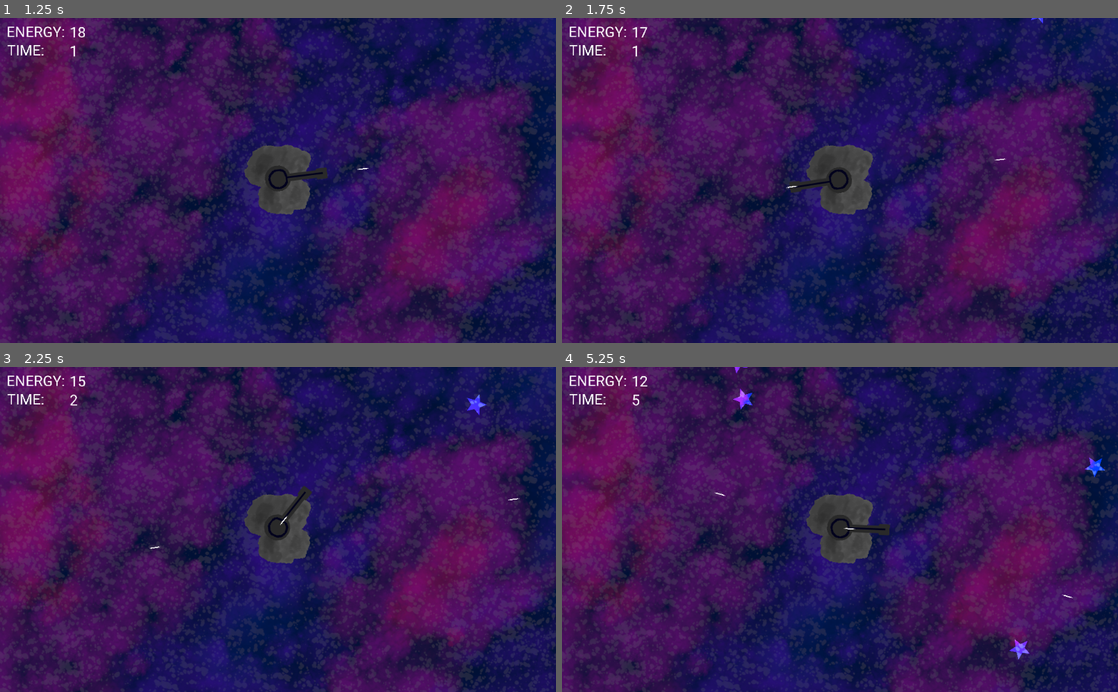
Above: before the commit, frames 1-4 (two rows, left to right).
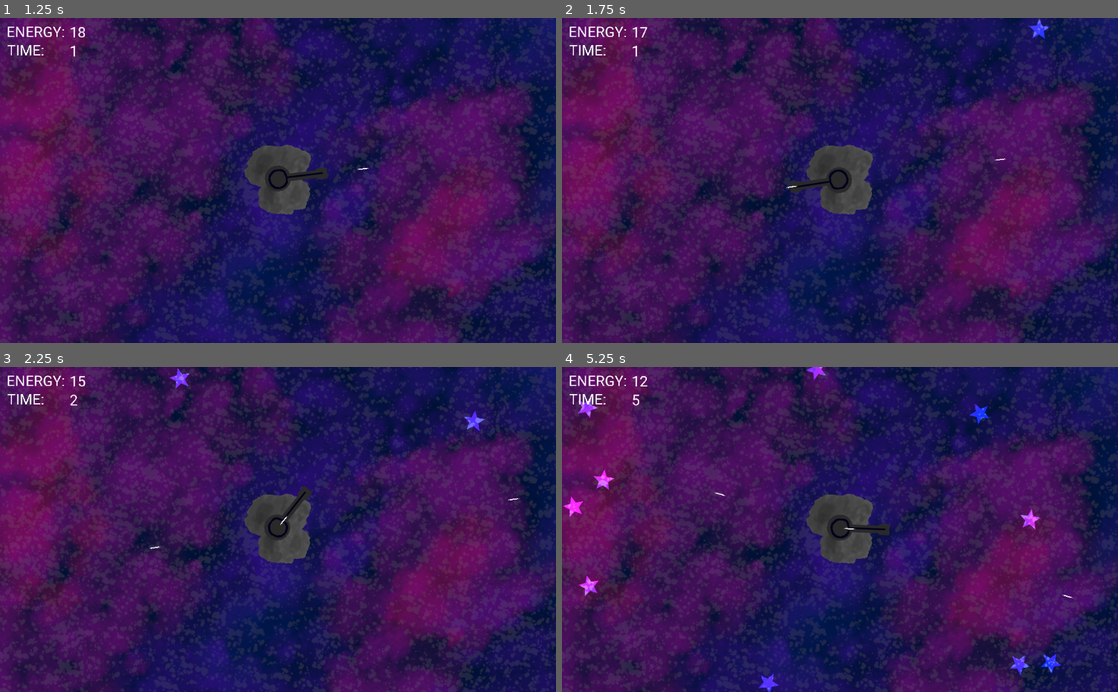
Above: after the commit, the same moments.

Repository: Aroweeri/star_shooter
Game: Godot game, scene res://Node2D.tscn
Same seed, same stepped clock (60 frames per second), same inputs: the game is played once before the commit and once after it.
Inputs (mouse positions are in pixels of both pictures, inside the frame that each line leads up to):
- Up to frame 1 (1.25 s): tap Enter at 0.5 s; move the mouse to (400, 164) at 0.52 s; click (400, 164) at 0.67 s
- Up to frame 2 (1.75 s): move the mouse to (728, 196) at 1.27 s; click (728, 196) at 1.42 s
- Up to frame 3 (2.25 s): move the mouse to (333, 458) at 2.02 s; click (333, 458) at 2.17 s
- Up to frame 4 (5.25 s): move the mouse to (812, 594) at 2.77 s; click (812, 594) at 2.92 s; move the mouse to (1006, 578) at 3.52 s; click (1006, 578) at 3.67 s; move the mouse to (673, 480) at 4.27 s; click (673, 480) at 4.42 s; move the mouse to (867, 529) at 5.02 s; click (867, 529) at 5.17 s

Frame 1 is identical in both runs. In frame 2, 0.1% of the frame differs, in the area x 84-88%, y 0-7%; in frame 3, 0.3%; in frame 4, 1.2%, in the area x 0-98%, y 0-100%.

Commit message:
Stars never slide off bullets now.

Diff:
--- a/star_shooter/KinematicBody2D_bullet.tscn
+++ b/star_shooter/KinematicBody2D_bullet.tscn
@@ -5,7 +5,9 @@
 
 [sub_resource type="CapsuleShape2D" id=1]
 
-[node name="KinematicBody2D_bullet" type="KinematicBody2D"]
+[node name="KinematicBody2D_bullet" type="KinematicBody2D" groups=[
+"bullets",
+]]
 collision_mask = 3
 script = ExtResource( 1 )
 
--- a/star_shooter/KinematicBody2D_star.gd
+++ b/star_shooter/KinematicBody2D_star.gd
@@ -10,6 +10,8 @@
 
 var velocity
 
+signal collidedWithBullet
+
 # Called every frame. 'delta' is the elapsed time since the previous frame.
 #func _process(delta):
 #	pass
@@ -20,5 +22,6 @@
 		if collision.collider.is_in_group("boundaries"):
 			get_parent().remove_child(self)
 		if collision.collider.is_in_group("bullets"):
+			emit_signal("collidedWithBullet")
+			collision.collider.queue_free()
 			get_parent().remove_child(self)
-			collision.collider.get_parent().remove_child(self)
--- a/star_shooter/world.gd
+++ b/star_shooter/world.gd
@@ -14,6 +14,8 @@
 
 func _addEnergy():
 	energy+=4
+	if(energy > 30):
+		energy = 30
 
 func _removeEnergy():
 	energy-=1
@@ -47,8 +49,7 @@
 		var nextScene = load("res://game_over.tscn").instance()
 		root.add_child(nextScene)
 
-	print(difficulty)
-	if(starTimer >= 0.3):
+	if(starTimer >= 0.1):
 		difficulty+=0.01
 		starTimer = 0
 		var newStarScene = load("res://KinematicBody2D_star.tscn")
@@ -75,5 +76,6 @@
 			angleAdjustment *= -1
 		newStar.velocity = Vector2(cos(newStar.position.direction_to(self.position).angle() + angleAdjustment), sin(newStar.position.direction_to(self.position).angle() + angleAdjustment))
 		newStar.velocity *= rng.randf_range(1,4) + difficulty
+		newStar.connect("collidedWithBullet", self, "_addEnergy")
 
 		self.add_child(newStar)
